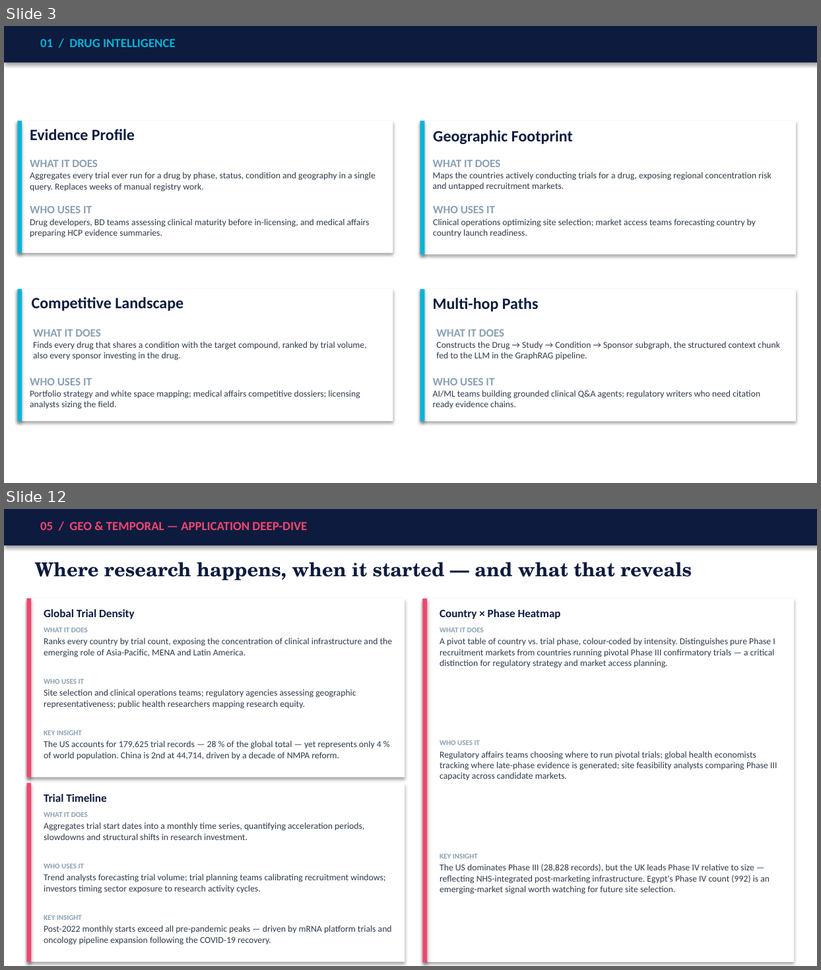
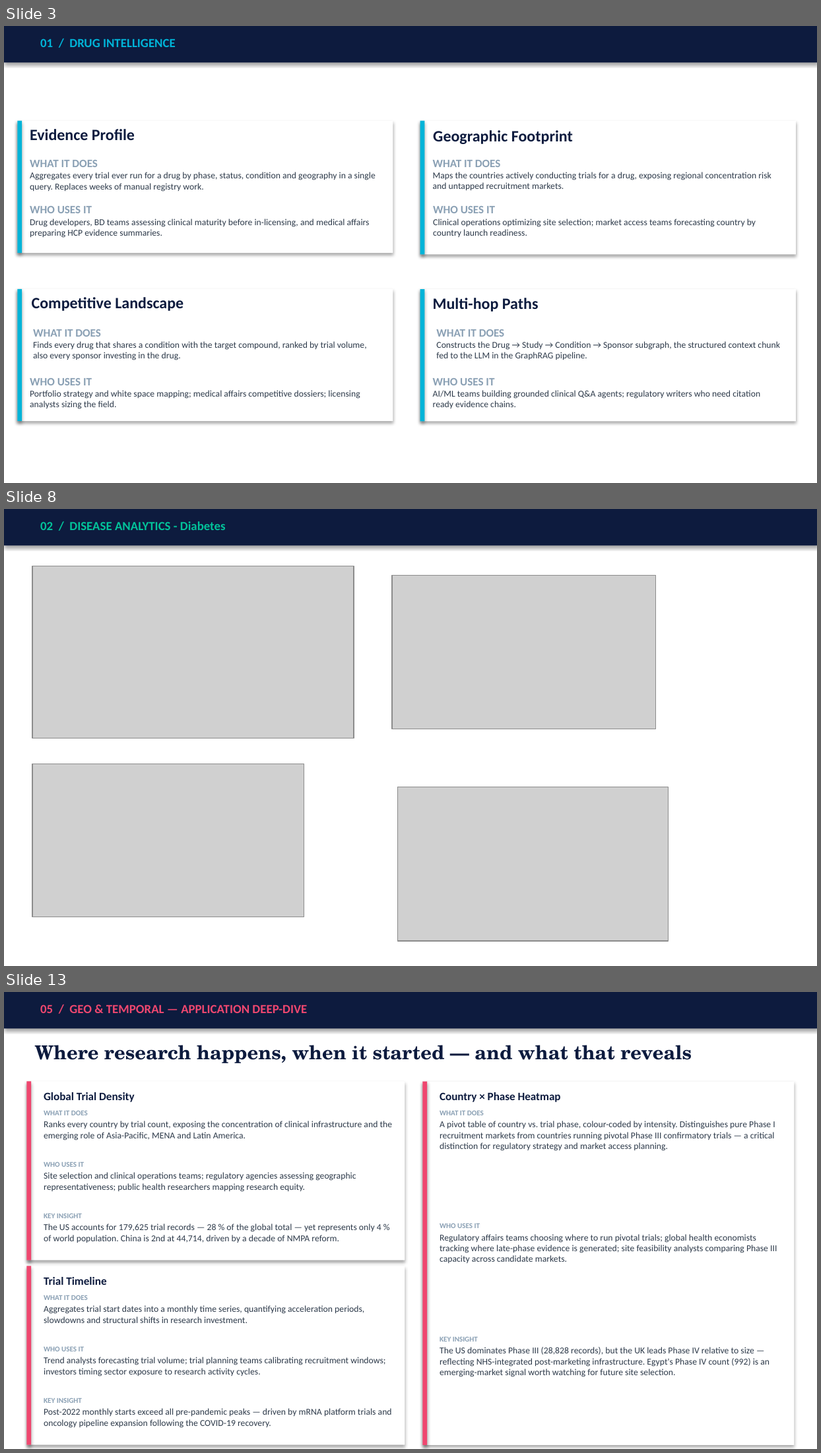
Before and after one commit to SHASANKsp/ClinicalTrails_application, a slide deck: ClinicalTrials_KG_LinkedIn_v2.pptx. Shown one above the other, each under a label of ours: slides 3 and 12 before the commit, slides 3, 8 and 13 after it; the slides between them are not shown. The pictures are 821x970 and 821x1453 pixels, drawn with LibreOffice and Linux fonts; fonts in the diff are those of the drawing; grey boxes stand for pictures. Boxes give left, top, right and bottom in pixels: in the first picture for what was removed or moved away, otherwise in the second. Text is boxed around its words. In the diff, an @@ line names an element or a change of style, - is before the commit and + after.

```diff
--- a/ClinicalTrials_KG_LinkedIn_v2.pptx
+++ b/ClinicalTrials_KG_LinkedIn_v2.pptx
@@ slide 8 added at box(4, 509, 817, 966), background #FFFFFF @@
@@ rectangle added at box(4, 509, 817, 545), fill #0D1B3E @@
@@ text added at box(40, 522, 226, 530), 11 pt, text #02C39A, bold @@
+02 / DISEASE ANALYTICS - Diabetes
@@ picture added at box(32, 566, 354, 738) @@
@@ picture added at box(392, 576, 655, 729) @@
@@ picture added at box(32, 764, 304, 917) @@
@@ picture added at box(397, 787, 669, 941) @@
@@ what was slide 12 is now slide 13 @@
```
Also in this commit, not shown: 6 slides changed, 4 other slides added, 2 slides removed, 1 other file.
